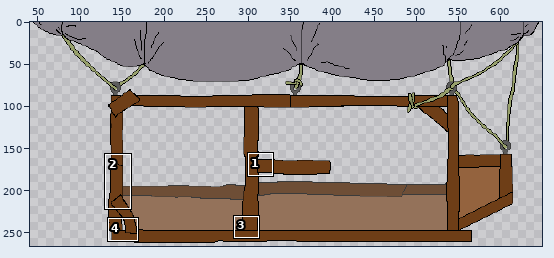
Edited in one commit: pixel-art file (AirshipDeathraceNineThousand/Assets/Sprites/gondola.ase). Above, an overview of the earlier version with the close-up marked.
Close-up. Before:
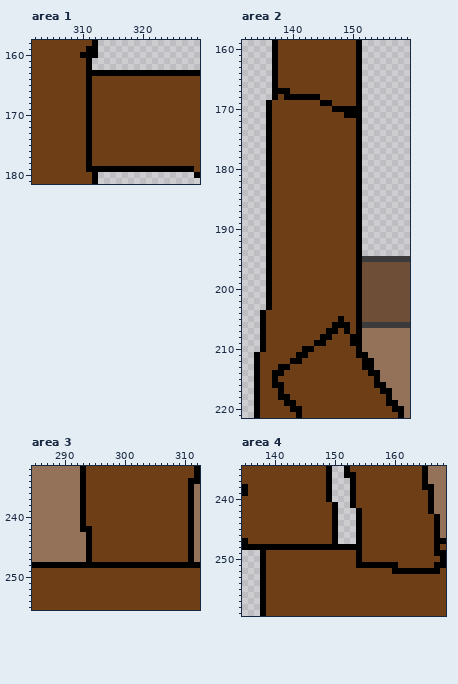
700x300 pixels, 1 frame. Colours within 5 levels of each other are drawn and written as one. Shown: area 1: x 302..329, y 158..181; area 2: x 132..159, y 159..221; area 3: x 285..312, y 232..255; area 4: x 135..168, y 235..259. The wide view leaves out empty margins. The commit also changed other parts of the picture, which this record leaves out.
Now the later version:
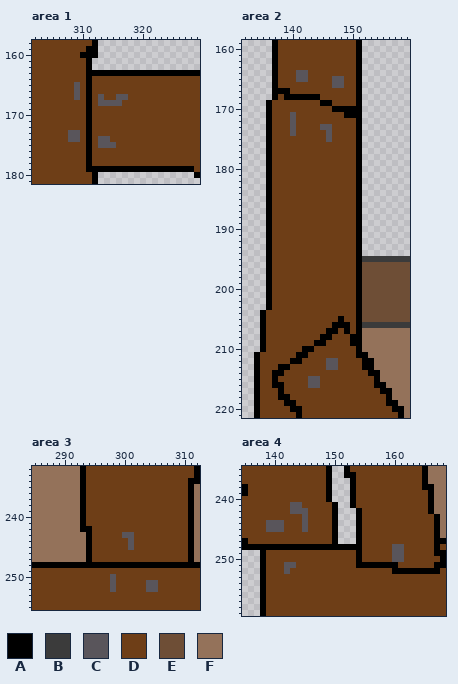
Palette (. is transparent): A #000000  B #3b3b3b  C #59555b  D #6e3e17  E #6e4e36  F #94725a
Changes in this commit:
Changed rows in their new state; - is an unchanged pixel.
Area 1, layer "Layer 1":
first column x 309:
165 C--------
166 C--------
167 C---C--CC
168 ----CCCC-
first column x 308:
173 CC------
174 CC---CC-
175 -----CCC
Area 2, layer "Layer 1":
first column x 141:
164 CC------
165 CC----CC
166 ------CC
first column x 140:
171 C------
172 C------
173 C----CC
174 C-----C
175 ------C
first column x 143:
212 ---CC
213 ---CC
215 CC---
216 CC---
Area 3, layer "Layer 1":
first column x 300:
243 CC
244 -C
245 -C
first column x 298:
250 C-------
251 C-----CC
252 C-----CC
Area 4, layer "Layer 1":
first column x 139:
241 ----CC-----------------
242 ----CCC----------------
243 ------C----------------
244 CCC---C----------------
245 CCC---C----------------
248 ---------------------CC
249 ---------------------CC
250 ---------------------CC
251 ---CC------------------
252 ---C-------------------
